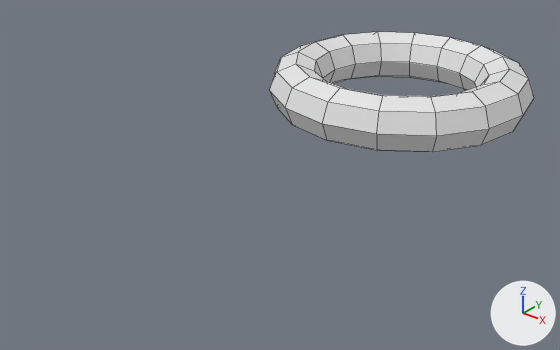
Renders of the Blender file Assets/Models/Hoop.blend from each side of a commit.
Camera for both pictures: a camera (50 mm lens) standing at (0.709, -1.251, 0.496) and looking at (-0.01, -0.352, -0.061). Every picture has the same lights, and +X, +Y and +Z are marked at lower right. Mesh edges are drawn as thin lines.

In view in the first picture: 'Hoop'.
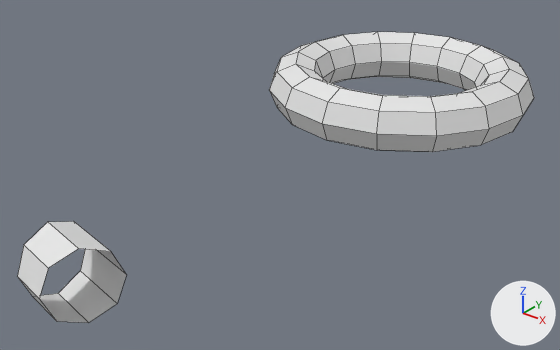
Commit message: Setup HOOP

Edits to the bpy script that builds the scene:
```text
Add me_torus_000:
    me_torus_000.from_pydata([(0.0957, 0.0, -0.231), (0.0901, 0.0354, -0.2174), (0.0765, 0.05, -0.1848), (0.063, 0.0354, -0.1521), (0.0574, 0.0, -0.1386), (0.063, -0.0354, -0.1521), (0.0765, -0.05, -0.1848), (0.0901, -0.0354, -0.2174), (0.0, 0.0, -0.25), (0.0, 0.0354, -0.2354), (0.0, 0.05, -0.2), (0.0, 0.0354, -0.1646), (0.0, 0.0, -0.15), (0.0, -0.0354, -0.1646), (0.0, -0.05, -0.2), (0.0, -0.0354, -0.2354)], [], [(0, 8, 9, 1), (1, 9, 10, 2), (2, 10, 11, 3), (3, 11, 12, 4), (4, 12, 13, 5), (5, 13, 14, 6), (6, 14, 15, 7), (7, 15, 8, 0)])
Add ob_hoop_col:
    ob_hoop_col = bpy.data.objects.new('Hoop_Col', me_torus_000)
    ob_hoop_col.location = (0.0, -1.0, 0.0)
    ob_hoop_col.rotation_euler = (1.571, 0.0, 0.0)  # degrees (90, 0, 0)
```

Location of each change, [x1, y1, x2, y2] in pixels of the pictures (560 x 350 px):
'Hoop_Col', added
    after: [17, 221, 126, 323]
